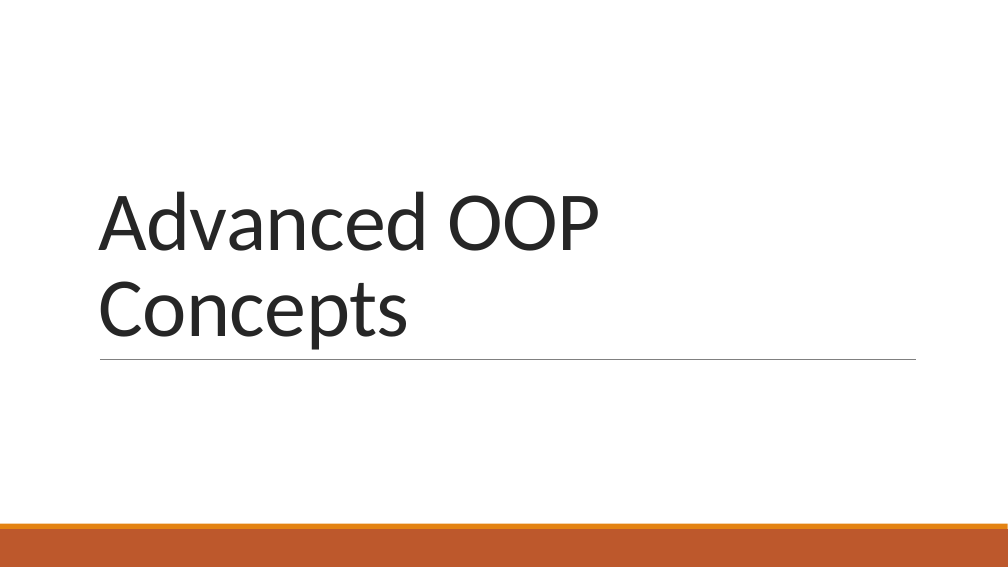
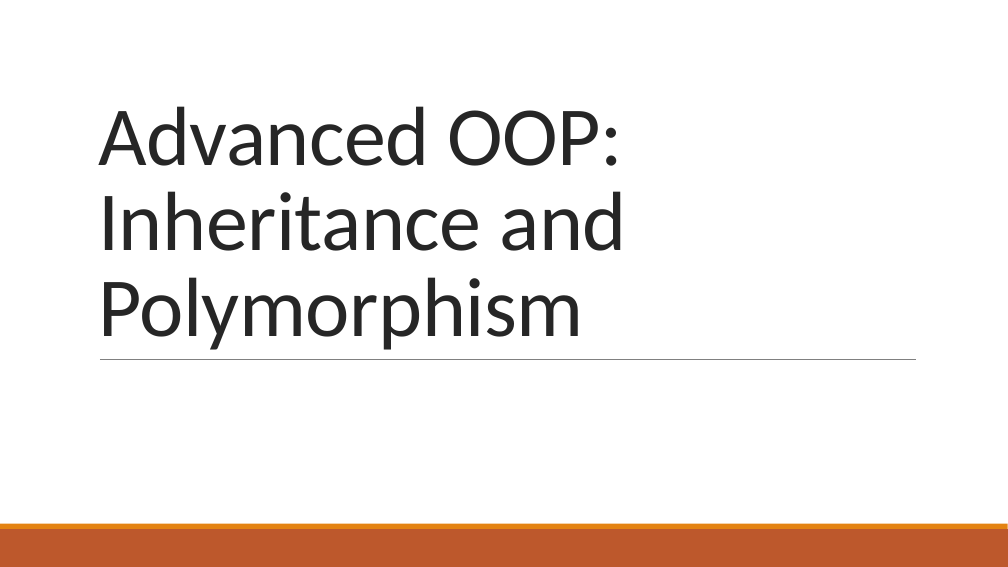
Before and after one commit to Troy-Web-Consulting/twc-training-oop-fundamentals, a slide deck: slide 11 of presentation.pptx (slide 13 before the commit). Drawn at 1008x567 pixels with LibreOffice and Linux fonts; fonts in the diff are those of the drawing. Boxes give left, top, right and bottom in pixels: in the first picture for what was removed or moved away, otherwise in the second. Text is boxed around its words. In the diff, an @@ line names an element or a change of style, - is before the commit and + after.

```diff
--- a/presentation.pptx
+++ b/presentation.pptx
@@ title at (x1=98, y1=106, x2=627, y2=350): text changed @@
-Advanced OOP Concepts
+Advanced OOP: Inheritance and Polymorphism
```
Also in this commit, not shown: 11 other slides changed, 1 slide added, 1 slide removed, 10 other files.
